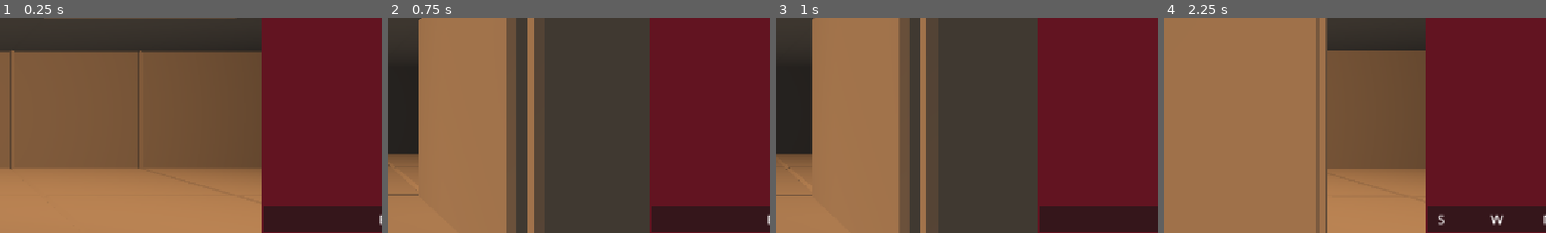
Above: before the commit, frames 1-4 (left to right).
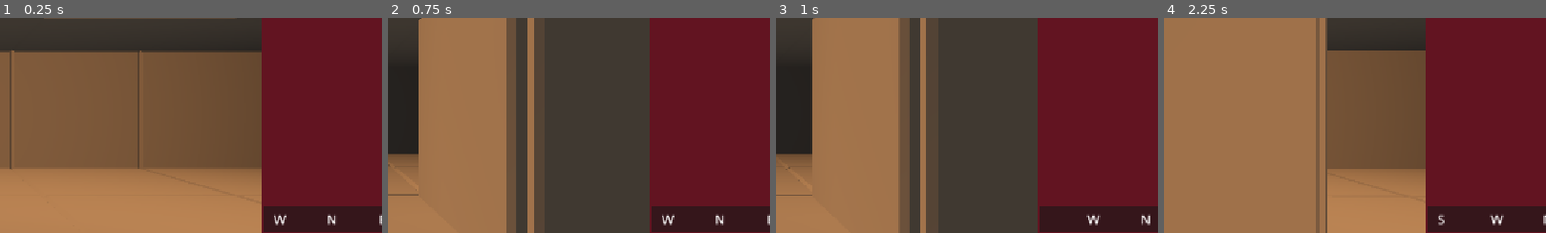
Above: after the commit, the same moments.

Repository: local-minimum/geriatric-crawler
Game: Godot game, scene res://main.tscn
Two runs of this game, one before a commit and one after it. Both use one fixed random seed, a clock stepped at 60 frames per second and the inputs below. The engine's default icon, where the game draws it, is replaced by a stand-in: a white triangle on a blue panel in a dark square.
Inputs (mouse positions are % of the whole screen's width and height, from its top left):
- Up to frame 1 (0.25 s): no input
- Up to frame 2 (0.75 s): click (85, 83) at 0.5 s
- Up to frame 3 (1 s): no input
- Up to frame 4 (2.25 s): click (91, 83) at 1.25 s; click (97, 83) at 2 s
The pictures show only the part of the screen within x 48-98%, y 28-78%; the shares and areas given below are measured in that part.

The runs differ from the first frame. In frame 1, 0.2% of the frame differs, in the area x 71-88%, y 91-97%; in frame 2, 0.2%; in frame 3, 0.2%, in the area x 81-98%, y 91-97%; in frame 4, nothing differs.

Commit message:
Ensure compass loads correctly

Diff:
--- a/scripts/ui/compass_ui.gd
+++ b/scripts/ui/compass_ui.gd
@@ -61,7 +61,8 @@
         CardinalDirections.name(forward),
     ])
     if down == old_down || old_down == CardinalDirections.CardinalDirection.NONE:
-        _animate_yaw_rotation(down, old_forward, forward)
+        if old_forward != CardinalDirections.CardinalDirection.NONE:
+            _animate_yaw_rotation(down, old_forward, forward)
     elif old_forward == forward:
         _animate_roll_rotation(old_down, old_forward, down, forward)
     else:
